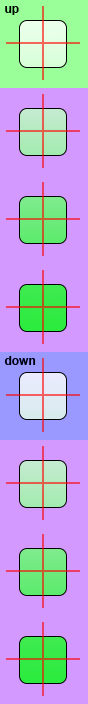
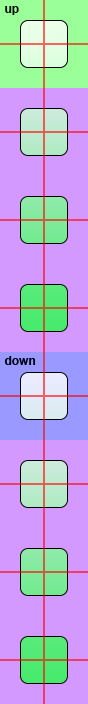
Revision of a layered 88x704 image; what changed, layer by layer:
painted on "crosshairs" over [0, 0, 88, 704]
painted on "button outlines" (1st of 2) over [19, 20, 68, 332]
painted on "button outlines" (2nd of 2) over [19, 372, 68, 684]
